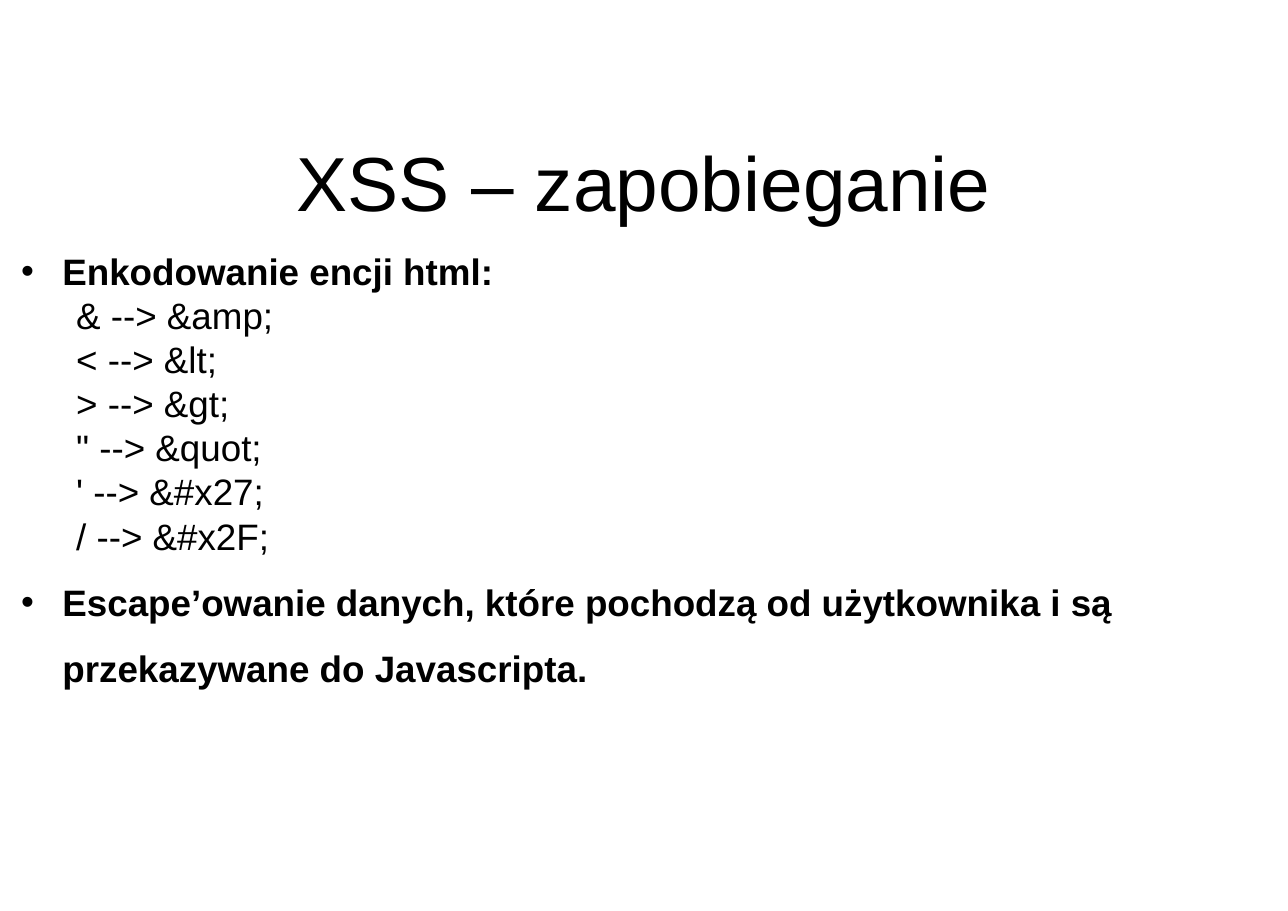
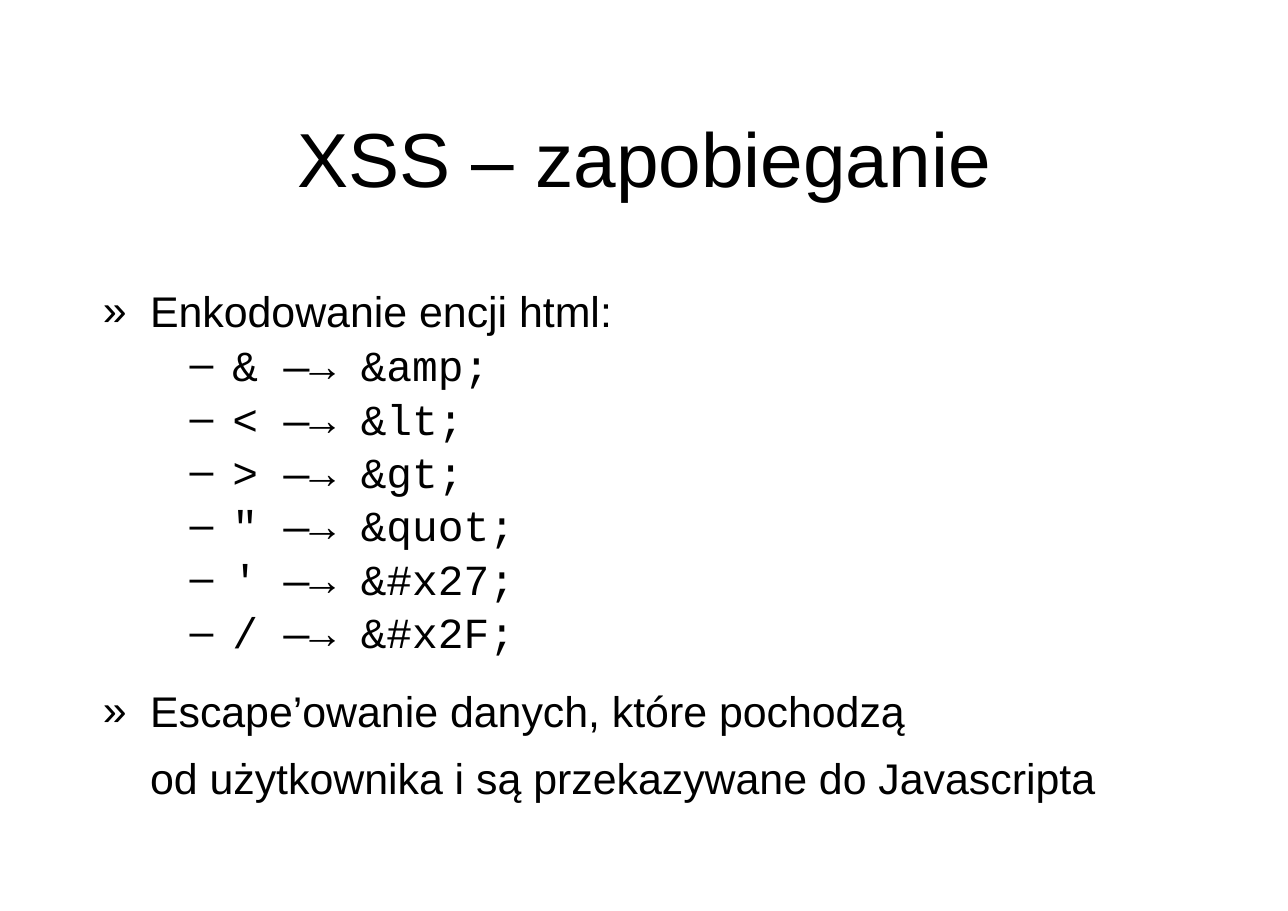
Before and after one commit to disconnect3d/websec_presentation, a slide deck: slide 7 of websec.ppt. Drawn at 1288x911 pixels with LibreOffice and Linux fonts; fonts in the diff are those of the drawing; background and template pictures are left out. Boxes give left, top, right and bottom in pixels: in the first picture for what was removed or moved away, otherwise in the second. Text is boxed around its words. In the diff, an @@ line names an element or a change of style, - is before the commit and + after.

Commit message:
PPT file cleanup & formatting

```diff
--- a/websec.ppt
+++ b/websec.ppt
@@ title "XSS – zapobieganie" moved from (x1=297, y1=155, x2=990, y2=225) to (x1=297, y1=131, x2=990, y2=201) @@
@@ text "Enkodowanie encji html:" moved from (x1=62, y1=258, x2=1112, y2=689) to (x1=150, y1=296, x2=1095, y2=803) @@
@@ text at (x1=150, y1=296, x2=612, y2=336): size 24 to 28 pt, bold off in "Enkodowanie encji html:"; bullet • to »; line spacing 1.5 to 1.3; more space between paragraphs @@
@@ text at (x1=150, y1=352, x2=1095, y2=803): text changed; size 24 to 28 pt; bold off @@
-  & --> &amp;
-  < --> &lt;
-  > --> &gt;
-  " --> &quot;
-  ' --> &#x27;
-  / --> &#x2F;
-• Escape’owanie danych, które pochodzą od użytkownika i są przekazywane do Javascripta.
+  – & ―→ &amp;
+  – < ―→ &lt;
+  – > ―→ &gt;
+  – " ―→ &quot;
+  – ' ―→ &#x27;
+  – / ―→ &#x2F;
+» Escape’owanie danych, które pochodzą
+  od użytkownika i są przekazywane do Javascripta
```
Also in this commit, not shown: 7 other slides changed, 1 slide added.
